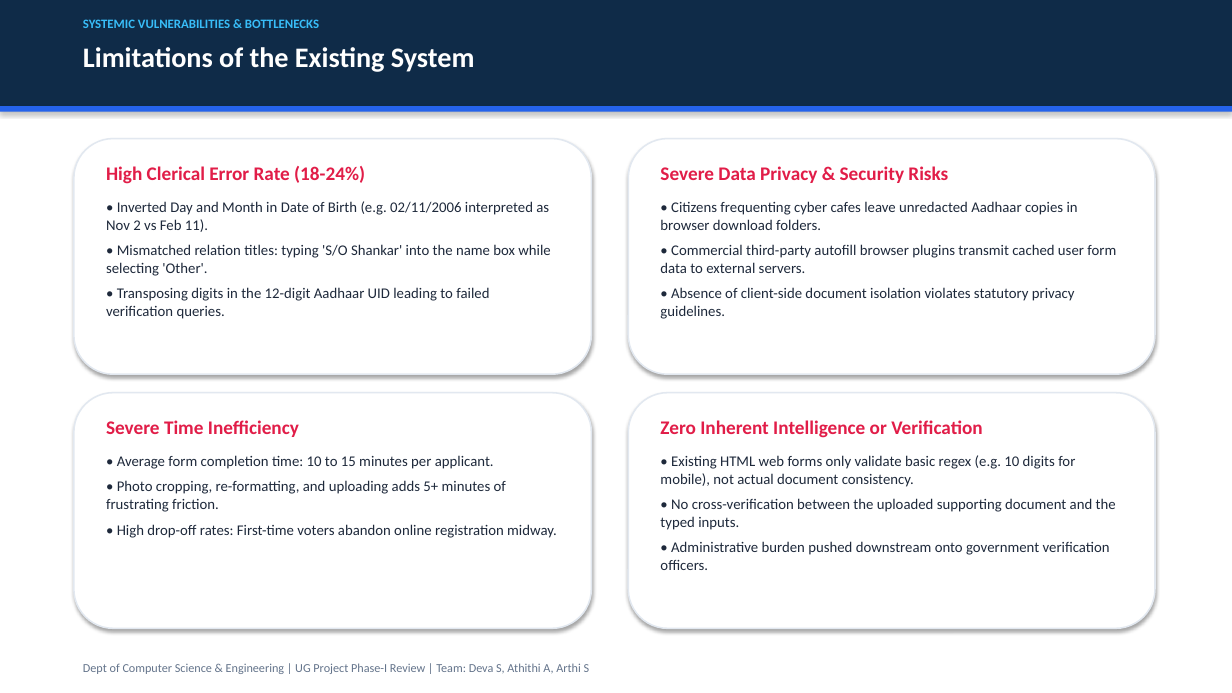
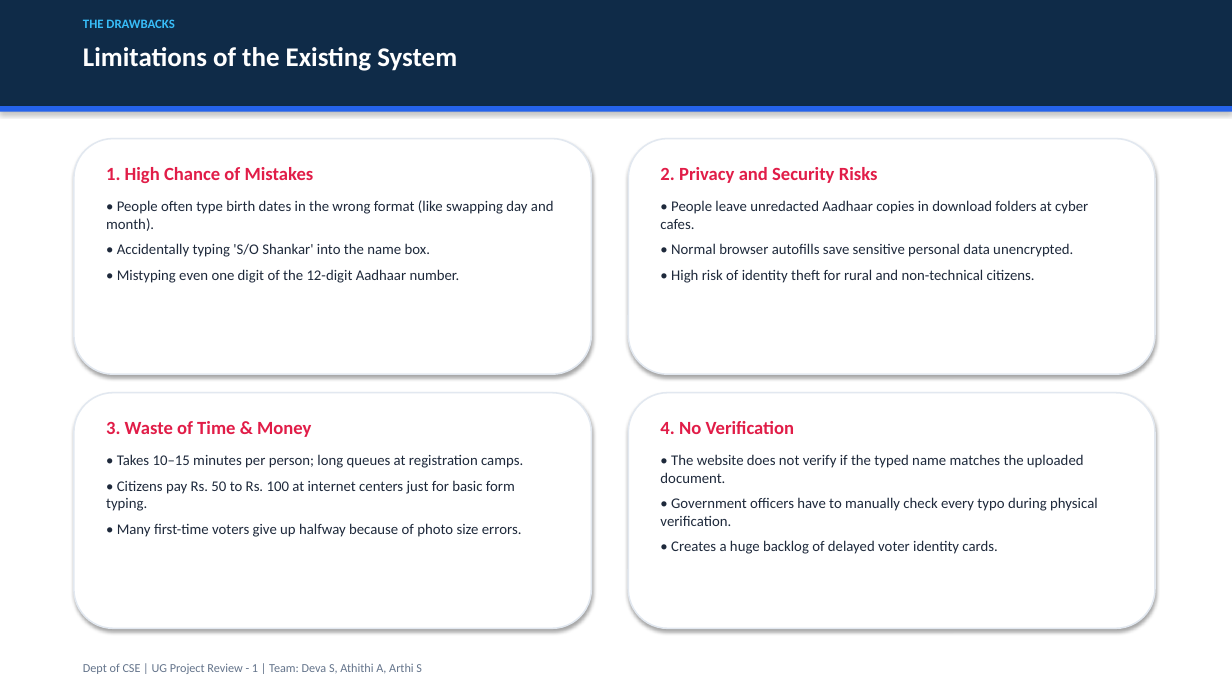
Before and after one commit to deva-2006/govtAutofill, a slide deck: slide 9 of First_Review_UG_Project_Presentation.pptx. Drawn at 1232x693 pixels with LibreOffice and Linux fonts; fonts in the diff are those of the drawing. Boxes give left, top, right and bottom in pixels: in the first picture for what was removed or moved away, otherwise in the second. Text is boxed around its words. In the diff, an @@ line names an element or a change of style, - is before the commit and + after.

```diff
--- a/First_Review_UG_Project_Presentation.pptx
+++ b/First_Review_UG_Project_Presentation.pptx
@@ text at (83, 19, 174, 28): text changed @@
-SYSTEMIC VULNERABILITIES & BOTTLENECKS
+THE DRAWBACKS
@@ text "Limitations of the Existing System" at (83, 47, 457, 71): size 22 to 21 pt @@
@@ text at (106, 167, 554, 283): text changed @@
-High Clerical Error Rate (18-24%)
-• Inverted Day and Month in Date of Birth (e.g. 02/11/2006 interpreted as Nov 2 vs Feb 11).
-• Mismatched relation titles: typing 'S/O Shankar' into the name box while selecting 'Other'.
-• Transposing digits in the 12-digit Aadhaar UID leading to failed verification queries.
+1. High Chance of Mistakes
+• People often type birth dates in the wrong format (like swapping day and month).
+• Accidentally typing 'S/O Shankar' into the name box.
+• Mistyping even one digit of the 12-digit Aadhaar number.
@@ text at (660, 167, 1088, 283): text changed @@
-Severe Data Privacy & Security Risks
-• Citizens frequenting cyber cafes leave unredacted Aadhaar copies in browser download folders.
-• Commercial third-party autofill browser plugins transmit cached user form data to external servers.
-• Absence of client-side document isolation violates statutory privacy guidelines.
+2. Privacy and Security Risks
+• People leave unredacted Aadhaar copies in download folders at cyber cafes.
+• Normal browser autofills save sensitive personal data unencrypted.
+• High risk of identity theft for rural and non-technical citizens.
@@ text at (106, 421, 523, 537): text changed @@
-Severe Time Inefficiency
-• Average form completion time: 10 to 15 minutes per applicant.
-• Photo cropping, re-formatting, and uploading adds 5+ minutes of frustrating friction.
-• High drop-off rates: First-time voters abandon online registration midway.
+3. Waste of Time & Money
+• Takes 10–15 minutes per person; long queues at registration camps.
+• Citizens pay Rs. 50 to Rs. 100 at internet centers just for basic form typing.
+• Many first-time voters give up halfway because of photo size errors.
@@ text at (660, 421, 1098, 554): text changed @@
-Zero Inherent Intelligence or Verification
-• Existing HTML web forms only validate basic regex (e.g. 10 digits for mobile), not actual document consistency.
-• No cross-verification between the uploaded supporting document and the typed inputs.
-• Administrative burden pushed downstream onto government verification officers.
+4. No Verification
+• The website does not verify if the typed name matches the uploaded document.
+• Government officers have to manually check every typo during physical verification.
+• Creates a huge backlog of delayed voter identity cards.
@@ text at (83, 663, 422, 674): text changed @@
-Dept of Computer Science & Engineering | UG Project Phase-I Review | Team: Deva S, Athithi A, Arthi S
+Dept of CSE | UG Project Review - 1 | Team: Deva S, Athithi A, Arthi S
```
Also in this commit, not shown: 15 other slides changed, 1 other file.
